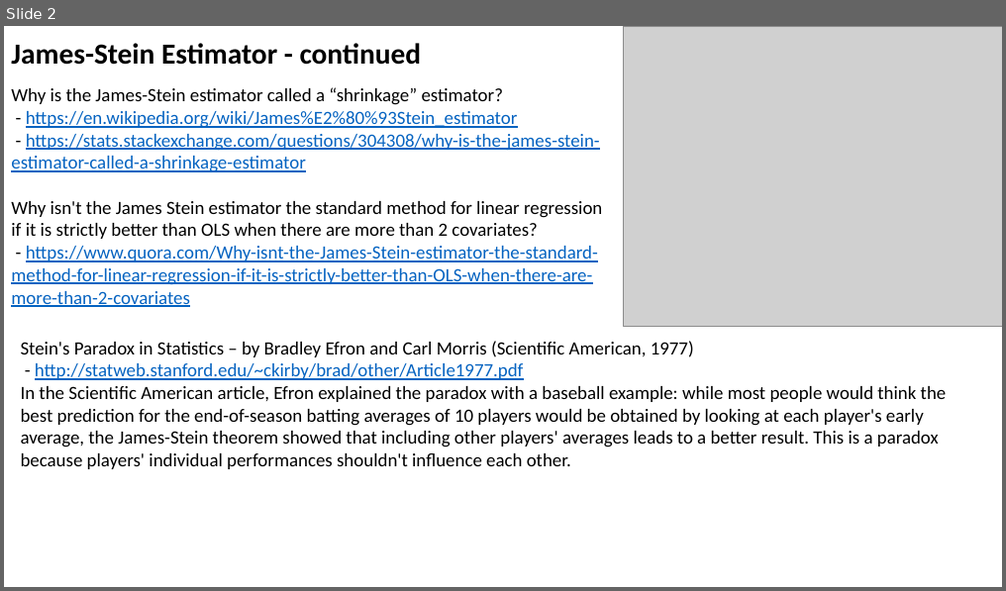
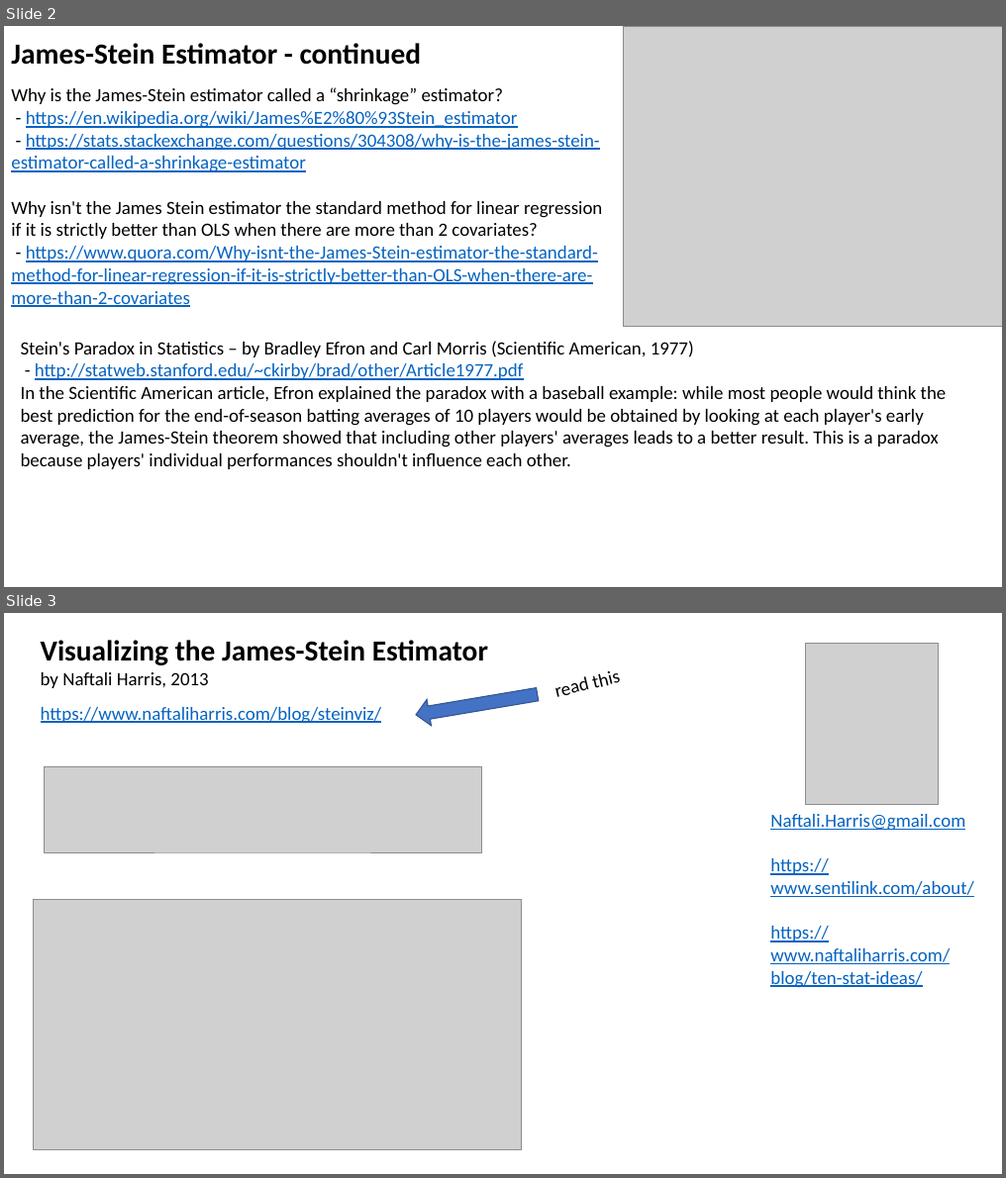
Before and after one commit to lselector/ml_ai_doc, a slide deck: James_Stein_Estimator.pptx. Shown one above the other, each under a label of ours: slide 2 before the commit, slides 2 and 3 after it. The pictures are 1006x591 and 1006x1178 pixels, drawn with LibreOffice and Linux fonts; fonts in the diff are those of the drawing; grey boxes stand for pictures. Boxes give left, top, right and bottom in pixels: in the first picture for what was removed or moved away, otherwise in the second. Text is boxed around its words. In the diff, an @@ line names an element or a change of style, - is before the commit and + after.

Commit message:
James Stein Estimator updated

```diff
--- a/James_Stein_Estimator.pptx
+++ b/James_Stein_Estimator.pptx
@@ slide 3 added at [4,613,1002,1174], background #FFFFFF @@
@@ text added at [41,640,488,688], 28 pt, text #000000, bold @@
+Visualizing the James-Stein Estimator
+by Naftali Harris, 2013
@@ picture added at [806,643,939,805] @@
@@ right arrow added at [414,681,540,728], fill #4472C4, outline #325491 1 pt @@
@@ text added at [556,676,590,697], 18 pt, text #000000 @@
+read this
@@ text added at [41,707,381,724], 18 pt, text #0563C1, underline @@
+https://www.naftaliharris.com/blog/steinviz/
@@ picture added at [44,766,481,853] @@
@@ text added at [770,814,973,988], 18 pt, text #0563C1, underline @@
+Naftali.Harris@gmail.com
+https://www.sentilink.com/about/
+https://www.naftaliharris.com/blog/ten-stat-ideas/
@@ picture added at [33,899,522,1150] @@
```
Also in this commit, not shown: 1 slide changed, 1 other file.
